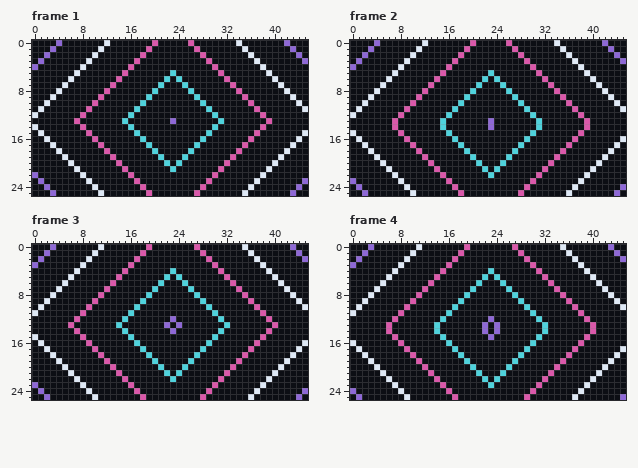
One commit to this pixel-art file: art/screen-hypno.aseprite. This is how it looked before the edit.
46x26 pixels, 80 frames. Shown: frame 1, frame 2, frame 3, frame 4. The commit also changed other frames, which this record leaves out.
The result:
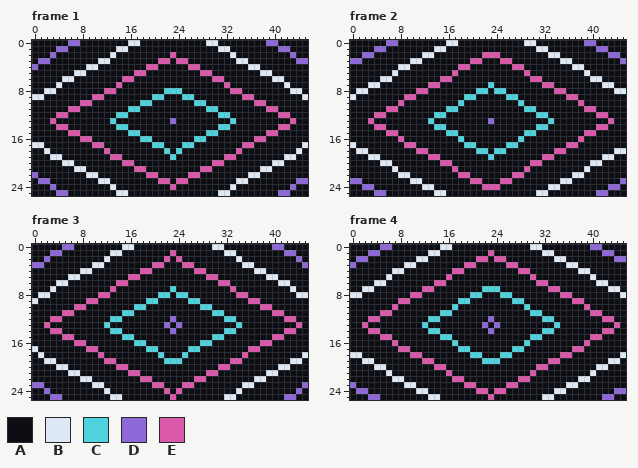
Palette (. is transparent): A #0c0e14  B #dee8f5  C #4fd2dc  D #8e68d6  E #da58aa
The author wrote: refine: preserve hypno aspect while extending lines
Diff:
Changed rows in their new state; - is an unchanged pixel.
Frame 1:
first column x 0:
 0 ----A-DD----A---BB--A-----A--BB---A----DD-A---
 1 ---ADD-----A--BB---A-------A---BB--A-----DDA--
 2 --AD------A--B----A----E----A----B--A------DA-
 3 --D------A-BB----A---EE-EE---A----BB-A------D-
 4 --------ABB-----A--EE-----EE--A-----BBA-------
 5 --------B------A-EE----A----EE-A------B-------
 6 -----B--------AEE-----A-A-----EEA--------B----
 7 ----BA-------AE------A---A------EA-------AB---
 8 --BBA--------E------A-CCC-A------E--------ABB-
 9 BB-A------E--------ACC---CCA--------E------A-B
10 --A-----EEA--------C-------C--------AEE-----A-
11 -A----EE-A------C-------------C------A-EE----A
12 A---EE--A-----CCA-------------ACC-----A--EE---
13 ---E---A-----C-A---------------A-C-----A---E--
14 A---EE--A-----CCA-------------ACC-----A--EE---
15 -A----EE-A------C-------------C------A-EE----A
16 --A-----EEA--------C-------C--------AEE-----A-
17 BB-A------E--------ACC---CCA--------E------A-B
18 --B-A---------------A-C-C-A---------------A-B-
19 ---BBA--------E------A-C-A------E--------ABB--
20 -----B--------AEE-----A-A-----EEA--------B----
21 --------B------A-EE----A----EE-A------B-------
22 --------ABB-----A--EE-----EE--A-----BBA-------
23 --D------A-BB----A---EE-EE---A----BB-A------D-
24 --AD------A--B----A----E----A----B--A------DA-
25 ---ADD-----A--BB---A-------A---BB--A-----DDA--
Frame 2:
first column x 0:
 0 ----A-DD----A---BB--A-----A--BB---A----DD-A---
 1 ---ADD-----A--BB---A-------A---BB--A-----DDA--
 2 ---D------A-BB----A---EEE---A----BB-A------D--
 3 D--------ABB-----A--EE---EE--A-----BBA--------
 4 A--------B------A-EE-------EE-A------B--------
 5 ---------------A-E-----A-----E-A--------------
 6 -----B--------AEE-----A-A-----EEA--------B----
 7 ---BBA--------E------A-C-A------E--------ABB--
 8 -BB-A------E--------ACC-CCA--------E------A-BB
 9 B--A-----EEA--------C-----C--------AEE-----A--
10 --A-----E-A-------------------------A-E-----A-
11 -A----EE-A------C-------------C------A-EE----A
12 A---EE--A-----CCA-------------ACC-----A--EE---
13 ---E---A-----C-A---------------A-C-----A---E--
14 ----EE-A------C--------A--------C------A-EE---
15 A-----EEA--------C-----------C--------AEE-----
16 -A------EA-------AC---------CA-------AE------A
17 B-A------E--------ACC-----CCA--------E------A-
18 -BBA--------E------A-CC-CC-A------E--------ABB
19 ---B--------AEE-----A--C--A-----EEA--------B--
20 ------B------A-EE----A---A----EE-A------B-----
21 ------AB------A--E----A-A----E--A------BA-----
22 -------ABB-----A--EE---A---EE--A-----BBA------
23 -D------A-BB----A---EE---EE---A----BB-A------D
24 -ADD-----A--BB---A----EEE----A---BB--A-----DDA
25 --A-DD----A---BB--A---------A--BB---A----DD-A-
Frame 3:
first column x 0:
 0 ---A-DD----A---BB--A-------A--BB---A----DD-A--
 1 --ADD-----A--BB---A----E----A---BB--A-----DDA-
 2 -AD------A--B----A----E-E----A----B--A------DA
 3 -D------A-BB----A---EE---EE---A----BB-A------D
 4 -------ABB-----A--EE---A---EE--A-----BBA------
 5 -------B------A-EE----A-A----EE-A------B------
 6 ----B--------AEE-----A---A-----EEA--------B---
 7 ---BA-------AE------A--C--A------EA-------AB--
 8 -BBA--------E------A-CC-CC-A------E--------ABB
 9 B-A------E--------ACC-----CCA--------E------A-
10 -A-----EEA--------C---------C--------AEE-----A
11 A----EE-A------C---------------C------A-EE----
12 ---EE--A-----CCA---------------ACC-----A--EE--
13 --E---A-----C-A-----------------A-C-----A---E-
14 ---EE--A-----CCA---------------ACC-----A--EE--
15 A----EE-A------C---------------C------A-EE----
16 -A-----EEA--------C---------C--------AEE-----A
17 B-A------E--------ACC-----CCA--------E------A-
18 -B-A---------------A-C---C-A---------------A-B
19 --BBA--------E------A-CCC-A------E--------ABB-
20 ----B--------AEE-----A---A-----EEA--------B---
21 -------B------A-EE----A-A----EE-A------B------
22 -------ABB-----A--EE---A---EE--A-----BBA------
23 -D------A-BB----A---EE---EE---A----BB-A------D
24 -AD------A--B----A----E-E----A----B--A------DA
25 --ADD-----A--BB---A----E----A---BB--A-----DDA-
Frame 4:
first column x 0:
 0 ---A-DD----A---BB--A-------A--BB---A----DD-A--
 1 --ADD-----A--BB---A----E----A---BB--A-----DDA-
 2 --D------A-BB----A---EE-EE---A----BB-A------D-
 3 --------ABB-----A--EE-----EE--A-----BBA-------
 4 --------B------A-EE----A----EE-A------B-------
 5 --------------A-E-----A-A-----E-A-------------
 6 ----B--------AEE-----A---A-----EEA--------B---
 7 --BBA--------E------A-CCC-A------E--------ABB-
 8 BB-A------E--------ACC---CCA--------E------A-B
 9 --A-----EEA--------C-------C--------AEE-----A-
10 -A-----E-A---------------------------A-E-----A
11 A----EE-A------C---------------C------A-EE----
12 ---EE--A-----CCA---------------ACC-----A--EE--
13 --E---A-----C-A-----------------A-C-----A---E-
14 ---EE-A------C--------ADA--------C------A-EE--
15 -----EEA--------C------A------C--------AEE----
16 A------EA-------AC-----------CA-------AE------
17 -A------E--------ACC-------CCA--------E------A
18 BBA--------E------A-CC---CC-A------E--------AB
19 --B--------AEE-----A--CCC--A-----EEA--------B-
20 -----B------A-EE----A-----A----EE-A------B----
21 -----AB------A--E----A---A----E--A------BA----
22 ------ABB-----A--EE---A-A---EE--A-----BBA-----
23 D------A-BB----A---EE--A--EE---A----BB-A------
24 ADD-----A--BB---A----EE-EE----A---BB--A-----DD
25 -A-DD----A---BB--A-----E-----A--BB---A----DD-A
Where, in picture pixels (left, top, right, bottom), the same in both pictures:
changed: (32, 40, 308, 196)
changed: (350, 40, 626, 196)
changed: (32, 244, 308, 400)
changed: (350, 244, 626, 400)
